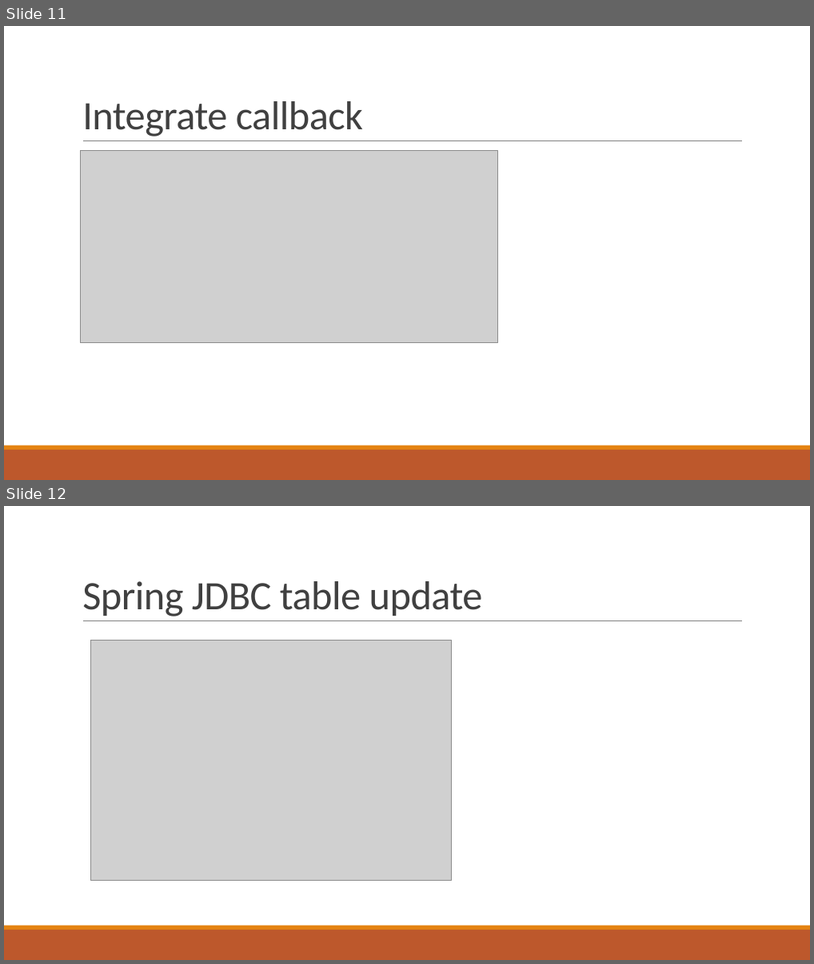
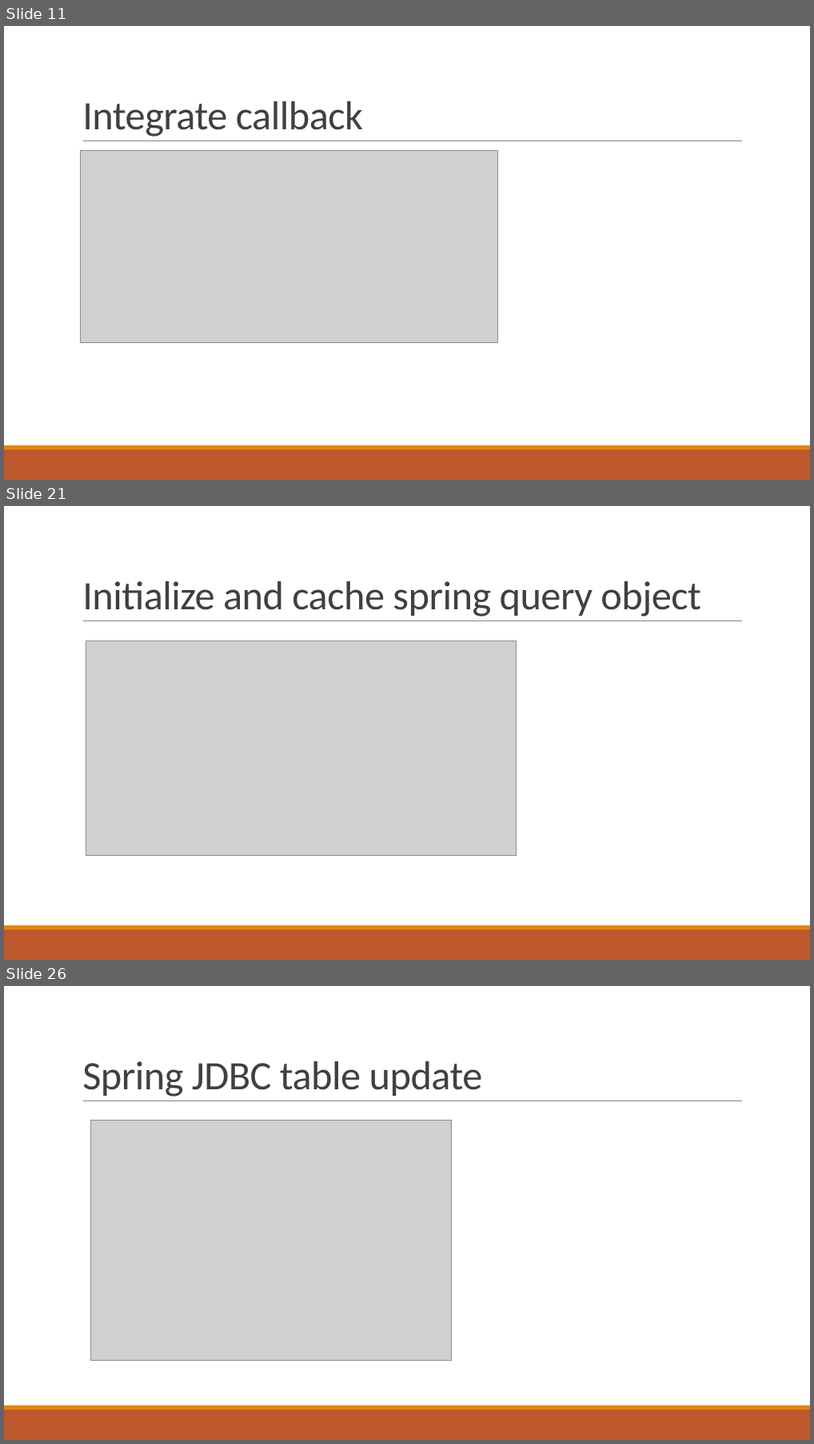
Before and after one commit to haminh10/JAVA_course_Spring_Hibernate_JPA, a slide deck: course/spring_lecture6.pptx. Shown one above the other, each under a label of ours: slides 11 and 12 before the commit, slides 11, 21 and 26 after it; the slides between them are not shown. The pictures are 814x964 and 814x1444 pixels, drawn with LibreOffice and Linux fonts; fonts in the diff are those of the drawing; grey boxes stand for pictures. Boxes give left, top, right and bottom in pixels: in the first picture for what was removed or moved away, otherwise in the second. Text is boxed around its words. In the diff, an @@ line names an element or a change of style, - is before the commit and + after.

Commit message:
spring cnrs

```diff
--- a/course/spring_lecture6.pptx
+++ b/course/spring_lecture6.pptx
@@ slide 21 added at [4,506,810,960], background #FFFFFF; not listed: 3 template elements that a slide beside it also shows @@
@@ title added at [82,581,702,616], 48 pt, text #404040 @@
+Initialize and cache spring query object
@@ picture added at [86,641,516,855] @@
@@ what was slide 12 is now slide 26 @@
```
Also in this commit, not shown: 1 slide changed, 13 other slides added, 2 other files.
